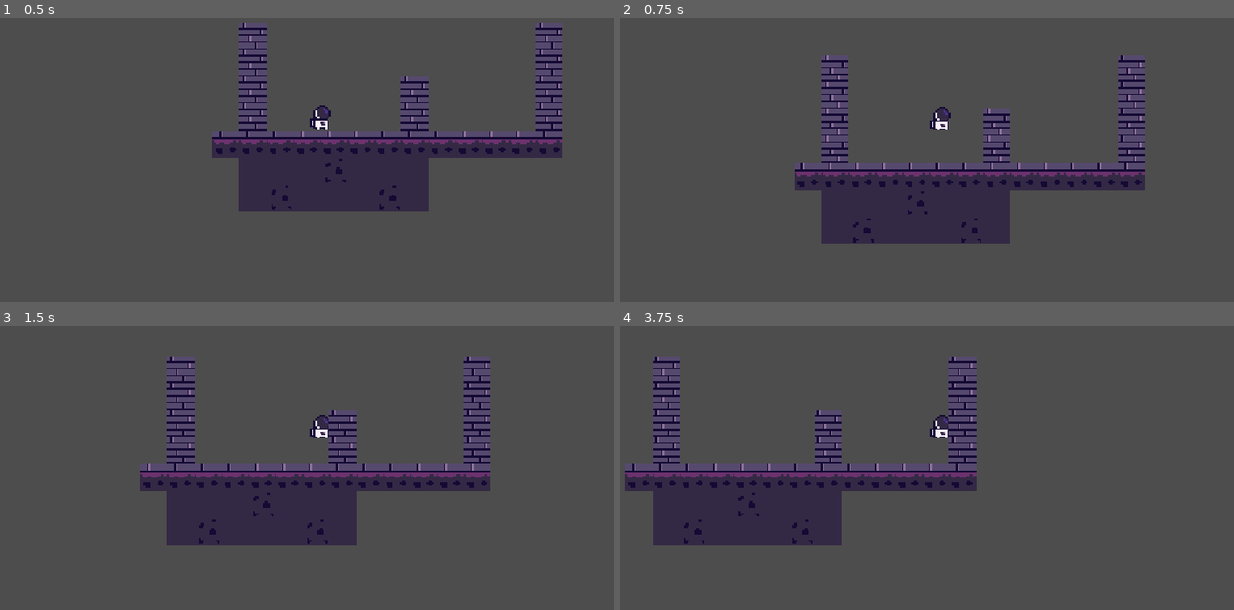
Above: before the commit, frames 1-4 (two rows, left to right).
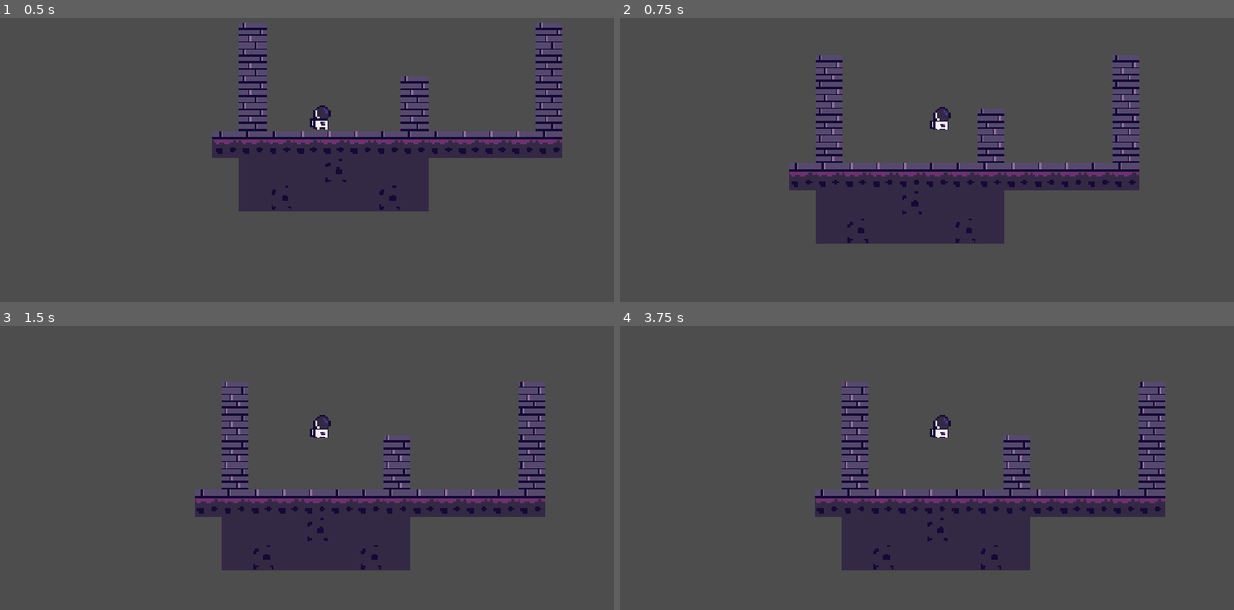
Above: after the commit, the same moments.

Repository: kyteidev/rogueshot
Game: Godot game, scene res://scenes/game_debug.tscn
Same seed, same stepped clock (60 frames per second), same inputs: the game is played once before the commit and once after it.
Inputs:
- Up to frame 1 (0.5 s): no input
- Up to frame 2 (0.75 s): tap Enter at 0.5 s; hold D (player_right) from 0.53 s (still down); tap W (player_jump) at 0.6 s
- Up to frame 3 (1.5 s): keep holding D (player_right); tap W (player_jump) at 0.77, 1.07, 1.35 s
- Up to frame 4 (3.75 s): tap W (player_jump) at 1.52, 1.82, 2.1, 2.85, 3.02, 3.32, 3.6 s; release D (player_right) at 2.03 s; hold A (player_left) 2.03-2.78 s; hold D (player_right) from 2.78 s (still down)

Frame 1 is identical in both runs. In frame 2, 4.5% of the frame differs, in the area x 27-86%, y 13-80%; in frame 3, 22%; in frame 4, 30%, in the area x 0-89%, y 10-87%.

Commit message:
add wallbounce

Diff:
--- a/scripts/player.gd
+++ b/scripts/player.gd
@@ -4,7 +4,12 @@
 const SPEED = 60.0
 const MAX_SPEED = 500.0
 
-const FRICTION = 0.7
+const WALLBOUNCE_VELOCITY = 300
+const AIR_MAX_SPEED = 180.0
+const AIR_ACCEL = 800.0
+
+const GROUND_FRICTION = 0.7
+const AIR_FRICTION = 0.75
 const JUMP_VELOCITY = -250.0
 const JUMP_VELOCITY_CUT = JUMP_VELOCITY / 3
 
@@ -29,9 +34,11 @@
 func _physics_process(delta: float) -> void:
 	var was_on_floor = is_on_floor()
 
+	# gravity
 	if not is_on_floor():
 		velocity.y += get_custom_gravity(velocity) * delta
 
+	# player jump system
 	if Input.is_action_just_pressed("player_jump"):
 		jump_buffer_timer.start(JUMP_BUFFER_TIME)
 
@@ -46,15 +53,18 @@
 		jump_buffer_timer.stop()
 		coyote_timer.stop()
 
+	# reduce y velocity if player hits ceiling
 	if is_on_ceiling():
 		velocity.y *= 0.5
 
+	# flip direction
 	var direction := Input.get_axis("player_left", "player_right")
 	if direction > 0:
 		anim_sprite.flip_h = false
 	elif direction < 0:
 		anim_sprite.flip_h = true
 
+	# plays correct animation
 	if is_on_floor():
 		if direction == 0:
 			anim_sprite.play("idle")
@@ -63,11 +73,24 @@
 	else:
 		anim_sprite.play("jump")
 
-	if velocity.x < 0.01 and velocity.x > -0.01: # otherwise velocity x would never be 0
-		velocity.x = 0
-	velocity.x = (velocity.x + clamp(direction * SPEED, -MAX_SPEED, MAX_SPEED)) * FRICTION
+	# calculate x velocity
+	if is_on_floor():
+		if velocity.x < 0.01 and velocity.x > -0.01: # otherwise velocity x would never be 0
+			velocity.x = 0
+		velocity.x = (velocity.x + clamp(direction * SPEED, -MAX_SPEED, MAX_SPEED)) * GROUND_FRICTION
+	else:
+		velocity.x = move_toward(velocity.x, direction * AIR_MAX_SPEED, AIR_ACCEL * delta)
+
+	# wallbounce
+	if is_on_wall() and not is_on_floor() and Input.is_action_just_pressed("player_jump"):
+		velocity.x += WALLBOUNCE_VELOCITY * get_wall_normal().x
+		velocity.y = JUMP_VELOCITY
+
+		coyote_timer.stop()
+		jump_buffer_timer.stop()
 
 	move_and_slide()
 
+	# coyote time management
 	if was_on_floor and not is_on_floor() and velocity.y >= 0:
 		coyote_timer.start(COYOTE_TIME)
Not shown: 1 places in scenes/player.tscn that only renumber resources
